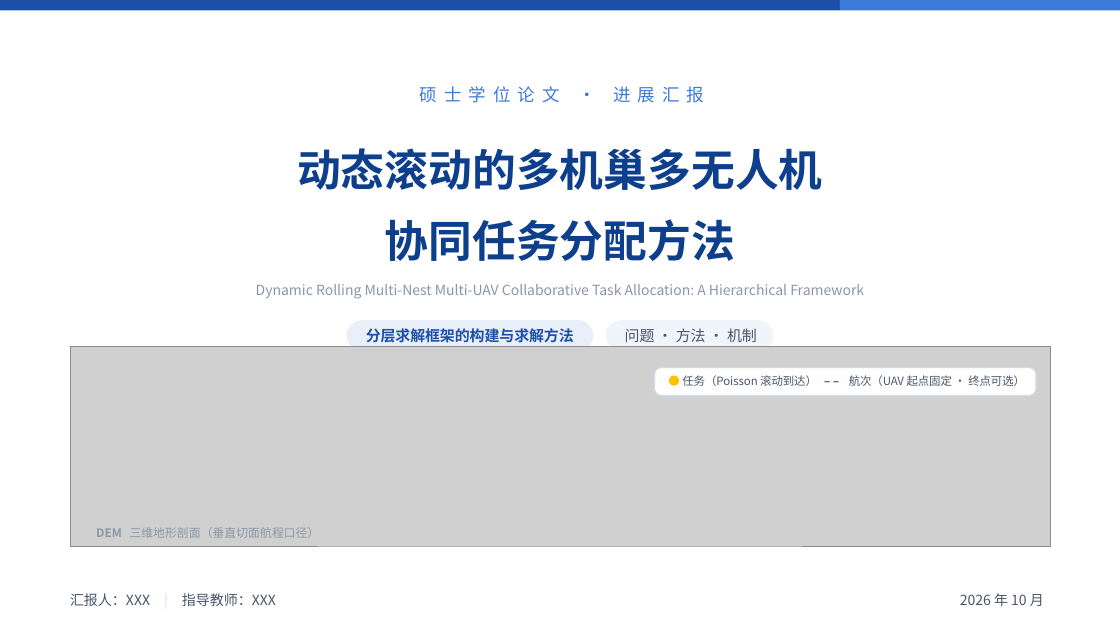
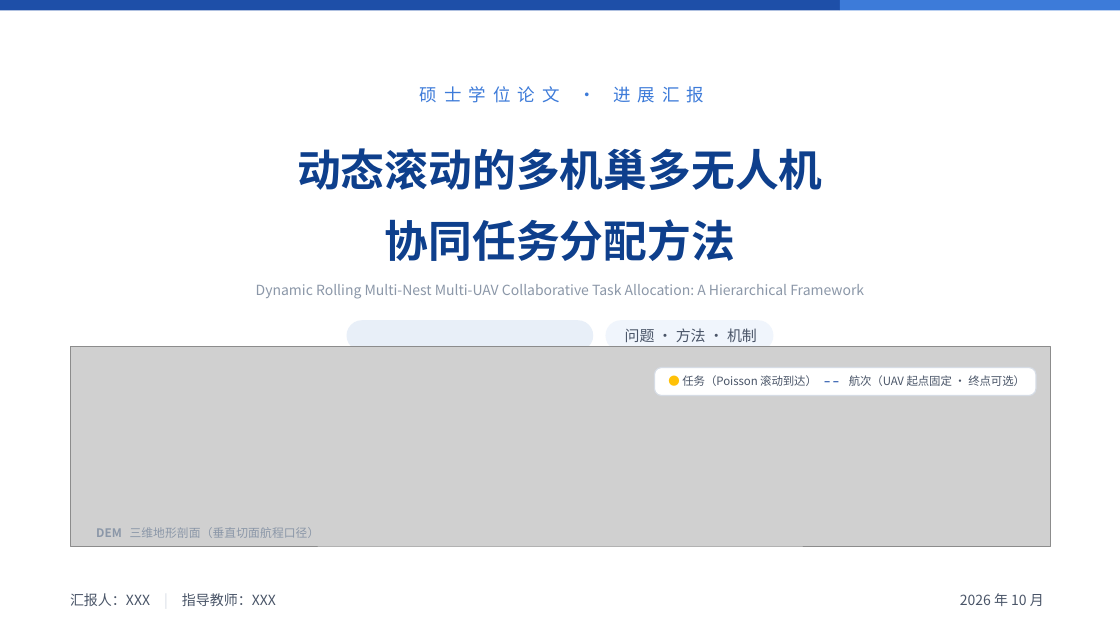
Before and after one commit to 909347194/ExperimentForGraduation, a slide deck: slide 1 of UAV协同任务分配方法-进展汇报/UAV协同任务分配方法-进展汇报.pptx. Drawn at 1120x630 pixels with LibreOffice and Linux fonts; fonts in the diff are those of the drawing; grey boxes stand for pictures. Boxes give left, top, right and bottom in pixels: in the first picture for what was removed or moved away, otherwise in the second. Text is boxed around its words. In the diff, an @@ line names an element or a change of style, - is before the commit and + after.

```diff
--- a/UAV协同任务分配方法-进展汇报/UAV协同任务分配方法-进展汇报.pptx
+++ b/UAV协同任务分配方法-进展汇报/UAV协同任务分配方法-进展汇报.pptx
@@ text removed at <box>366,328,574,343</box> @@
-分层求解框架的构建与求解方法
```
Also in this commit, not shown: 11 other slides changed, 6 slides added, 2 other files.
